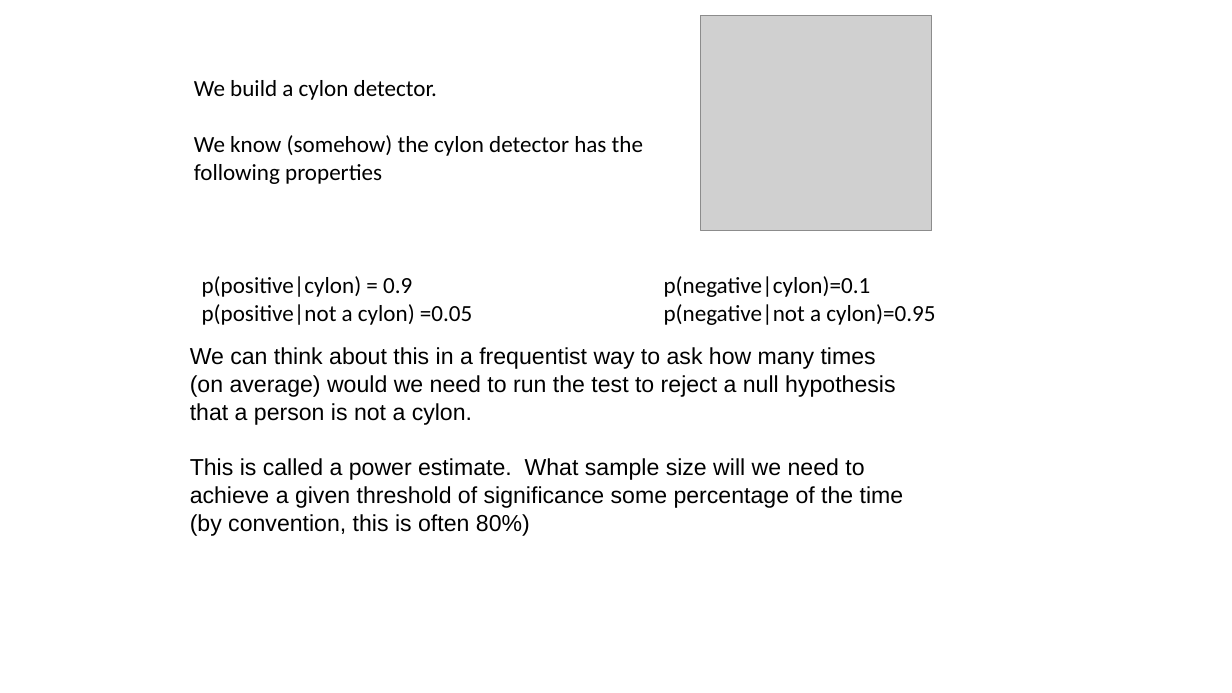
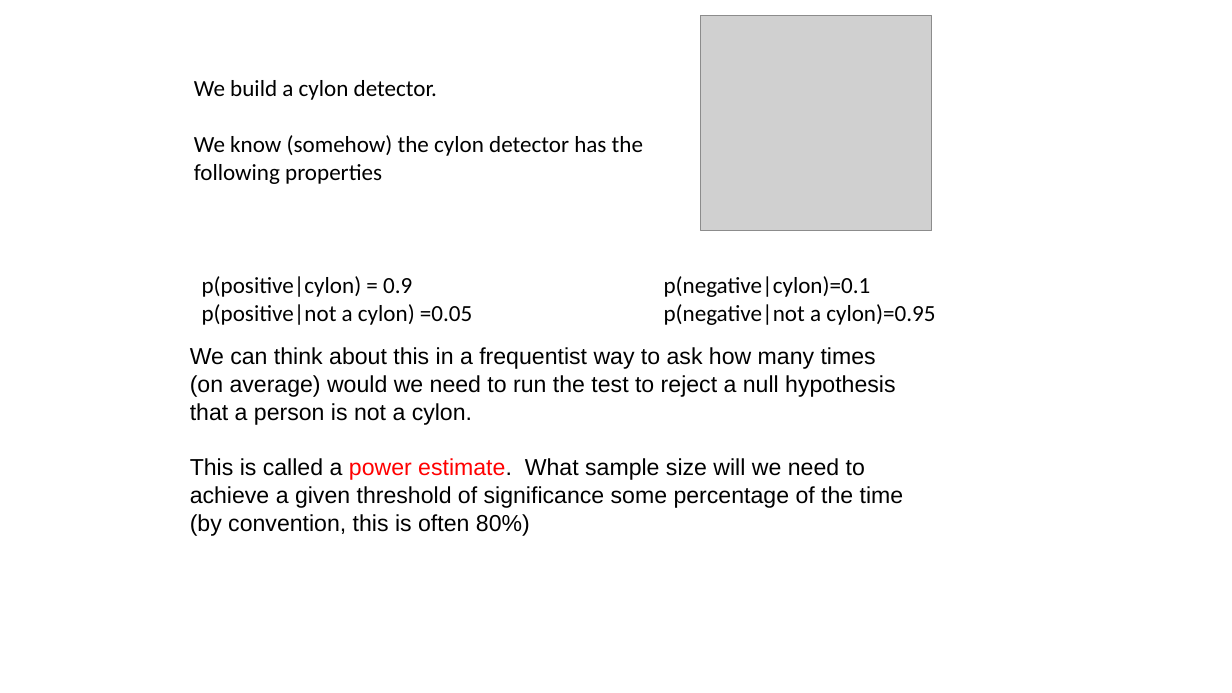
Before and after one commit to fodorclasses/fodorclasses.github.io, a slide deck: slide 2 of classes/stats2020/Lecture4_AndAHalf.pptx. Drawn at 1232x693 pixels with LibreOffice and Linux fonts; fonts in the diff are those of the drawing; grey boxes stand for pictures. Boxes give left, top, right and bottom in pixels: in the first picture for what was removed or moved away, otherwise in the second. Text is boxed around its words. In the diff, an @@ line names an element or a change of style, - is before the commit and + after.

```diff
--- a/classes/stats2020/Lecture4_AndAHalf.pptx
+++ b/classes/stats2020/Lecture4_AndAHalf.pptx
@@ text at (190,458,904,508): text colour #000000 to #FF0000 in "power estimate." @@
```
Also in this commit, not shown: 3 other slides changed.
